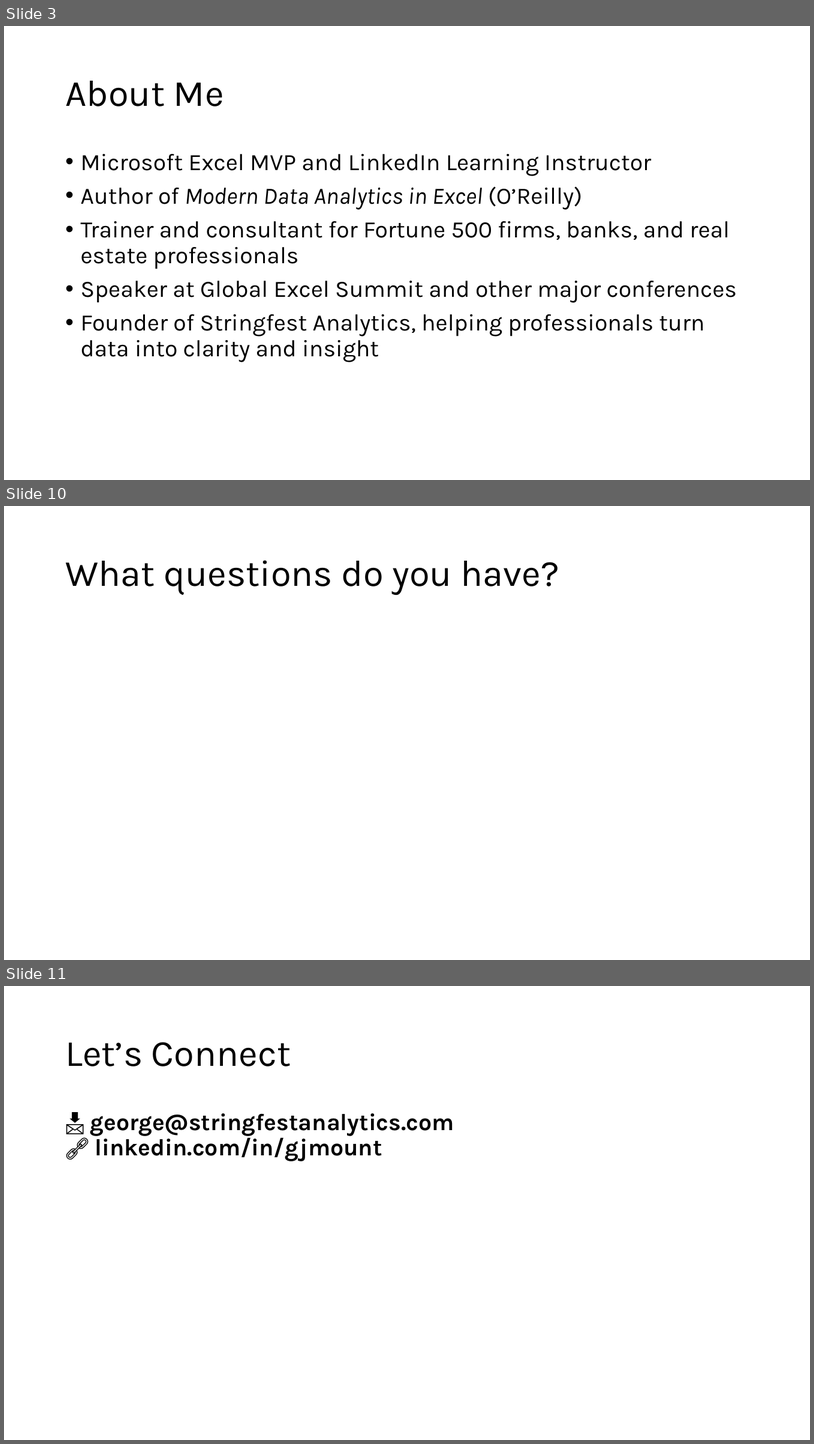
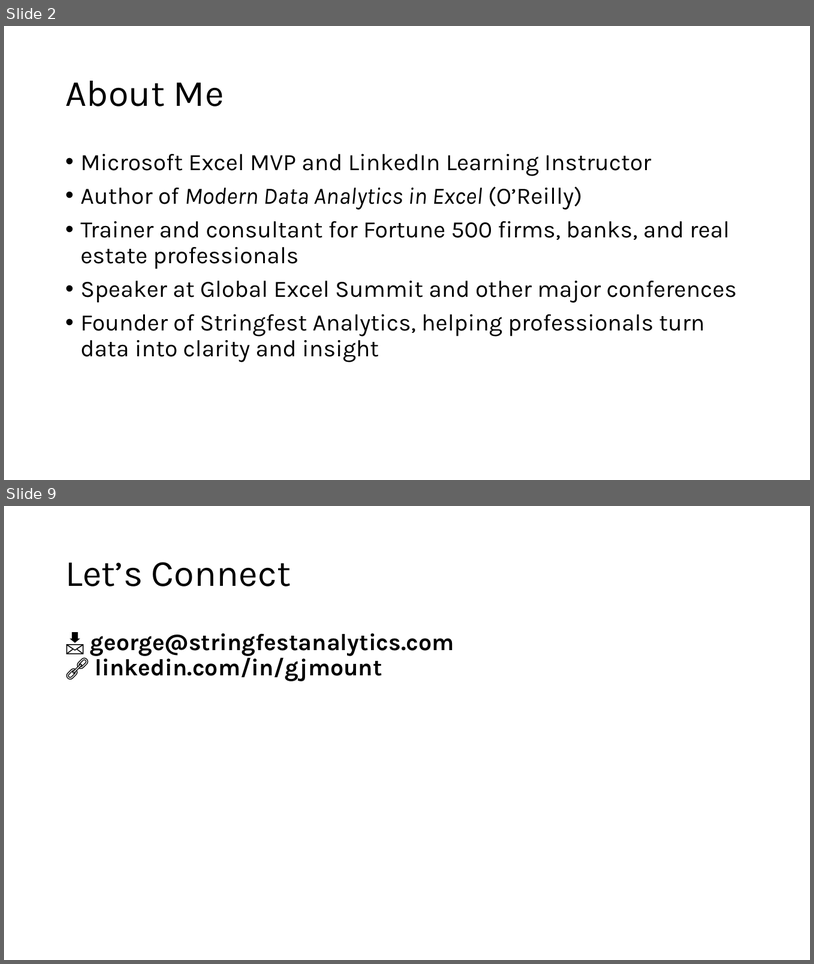
Before and after one commit to stringfestdata/bayfield-2026-webinar-1, a slide deck: bayfield-webinar-1-slides.pptx. Shown one above the other, each under a label of ours: slides 3, 10 and 11 before the commit, slides 2 and 9 after it; the slides between them are not shown. The pictures are 814x1444 and 814x964 pixels, drawn with LibreOffice and Linux fonts; fonts in the diff are those of the drawing. Boxes give left, top, right and bottom in pixels: in the first picture for what was removed or moved away, otherwise in the second. Text is boxed around its words. In the diff, an @@ line names an element or a change of style, - is before the commit and + after.

```diff
--- a/bayfield-webinar-1-slides.pptx
+++ b/bayfield-webinar-1-slides.pptx
@@ slide 10 removed at (4,506,810,960), background #FFFFFF @@
@@ title removed at (65,560,560,595) @@
-What questions do you have?
@@ what was slide 3 is now slide 2 @@
@@ what was slide 11 is now slide 9 @@
```
Also in this commit, not shown: 4 slides changed, 3 slides added, 5 other slides removed, 2 other files.
